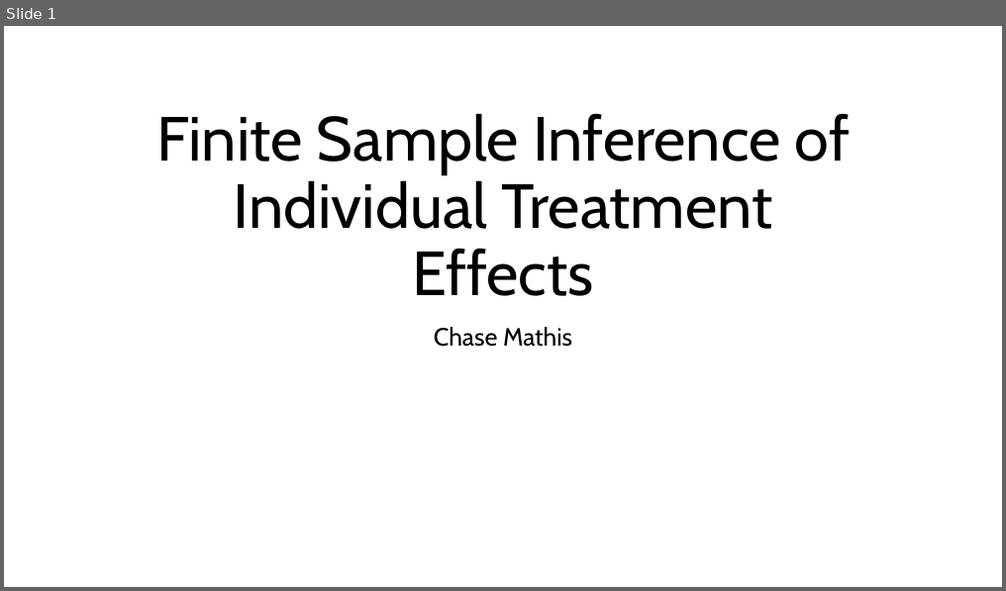
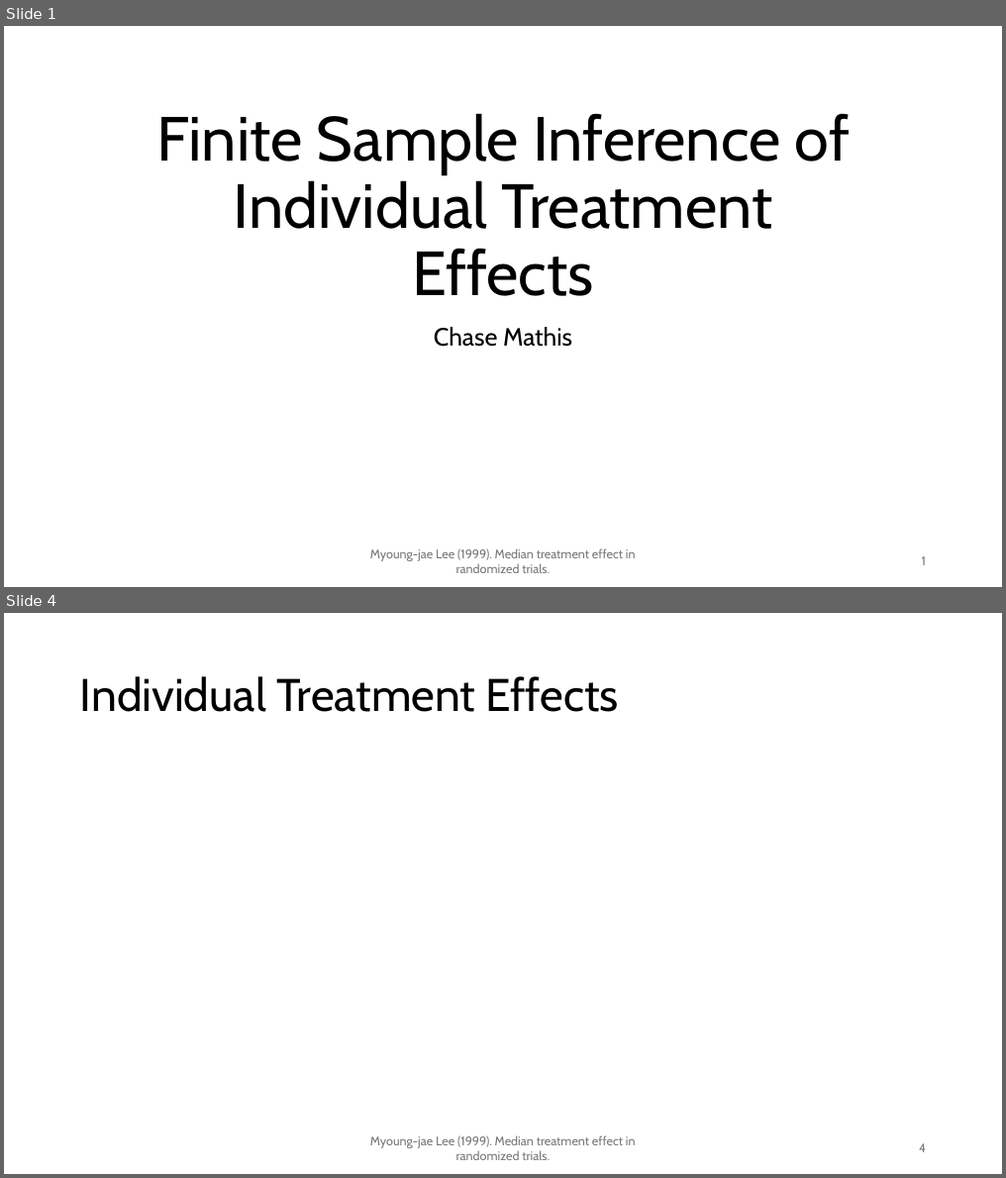
Before and after one commit to chasehmathis/dkw-ind-treat-effect, a slide deck: dkw-po-presentation.pptx. Shown one above the other, each under a label of ours: slide 1 before the commit, slides 1 and 4 after it; the slides between them are not shown. The pictures are 1006x591 and 1006x1178 pixels, drawn with LibreOffice and Linux fonts; fonts in the diff are those of the drawing; grey boxes stand for pictures. Boxes give left, top, right and bottom in pixels: in the first picture for what was removed or moved away, otherwise in the second. Text is boxed around its words. In the diff, an @@ line names an element or a change of style, - is before the commit and + after.

```diff
--- a/dkw-po-presentation.pptx
+++ b/dkw-po-presentation.pptx
@@ slide 4 added at [4, 613, 1002, 1174], background #FFFFFF @@
@@ title added at [80, 676, 619, 712], 44 pt, text #000000 @@
+Individual Treatment Effects
@@ text added at [370, 1136, 636, 1160], 12 pt, text #797979 @@
+Myoung-jae Lee (1999). Median treatment effect in randomized trials.
@@ page number added at [919, 1144, 926, 1153], 12 pt, text #797979 @@
+4
@@ slide 1 changed as well @@
@@ text added at [370, 549, 636, 573], 12 pt, text #797979 @@
+Myoung-jae Lee (1999). Median treatment effect in randomized trials.
@@ page number added at [922, 557, 926, 566], 12 pt, text #797979 @@
+1
```
Also in this commit, not shown: 2 other slides added, 4 other files.
